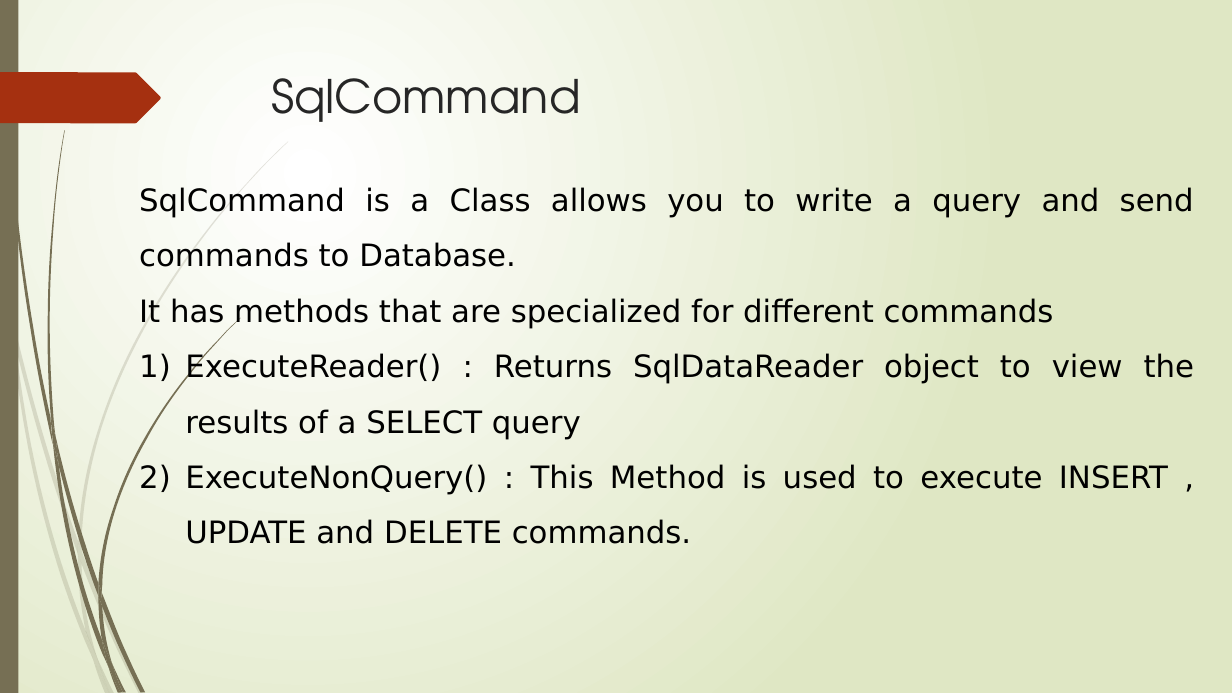
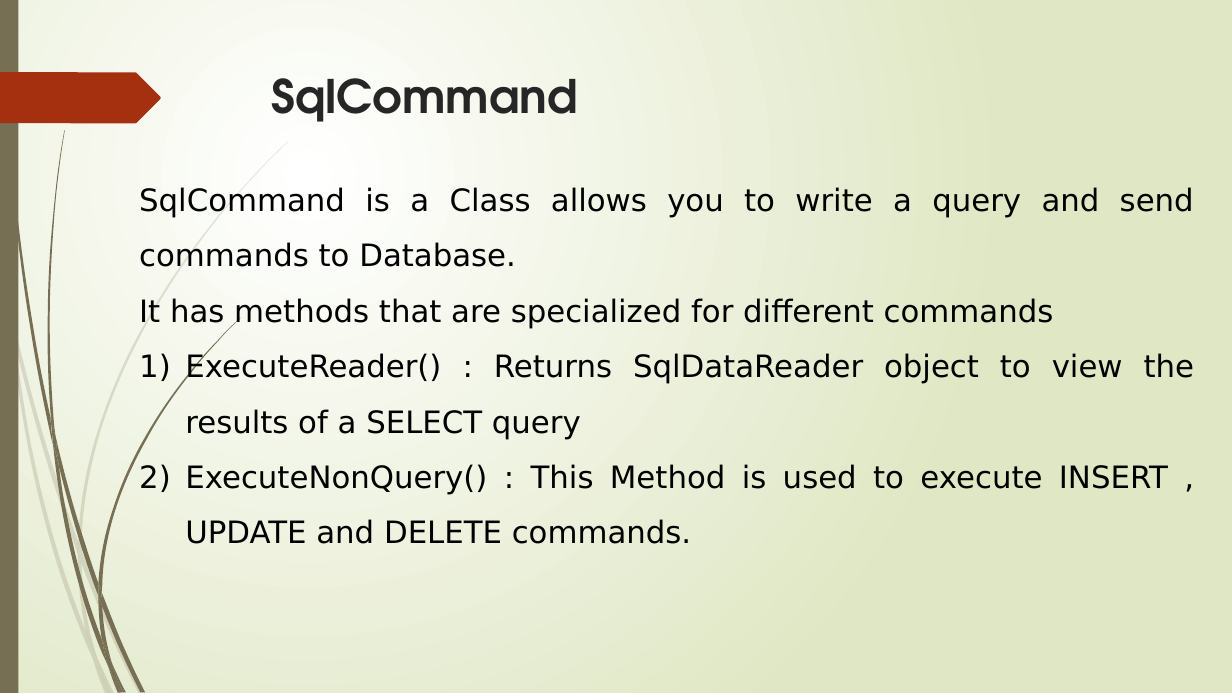
Before and after one commit to factopic/Visaul_Basic, a slide deck: slide 28 of PPT/VB_1.pptx (slide 25 before the commit). Drawn at 1232x693 pixels with LibreOffice and Linux fonts; fonts in the diff are those of the drawing. Boxes give left, top, right and bottom in pixels: in the first picture for what was removed or moved away, otherwise in the second. Text is boxed around its words. In the diff, an @@ line names an element or a change of style, - is before the commit and + after.

```diff
--- a/PPT/VB_1.pptx
+++ b/PPT/VB_1.pptx
@@ text "SqlCommand" at box(271, 78, 578, 122): bold on @@
```
Also in this commit, not shown: 2 other slides changed, 6 slides added.
